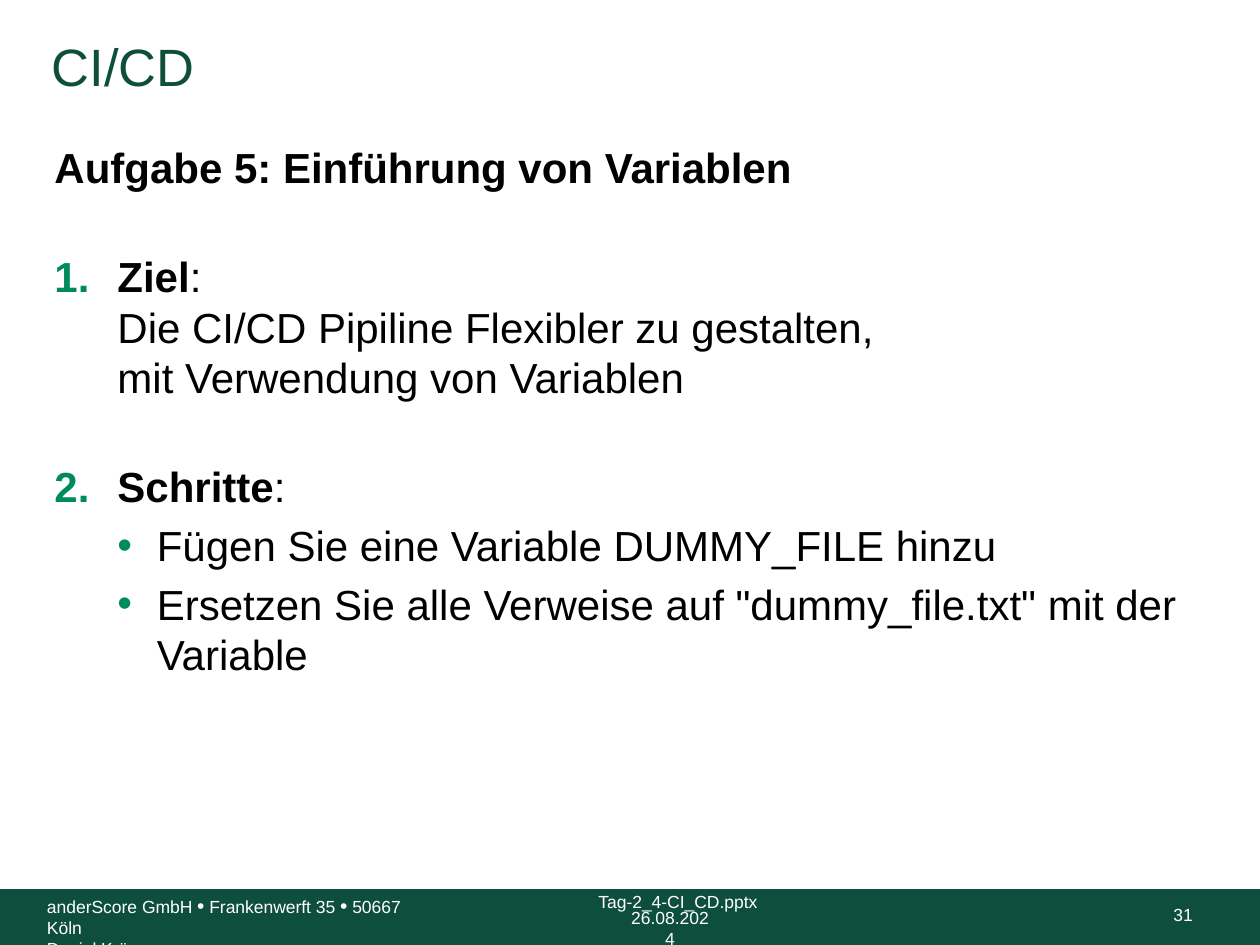
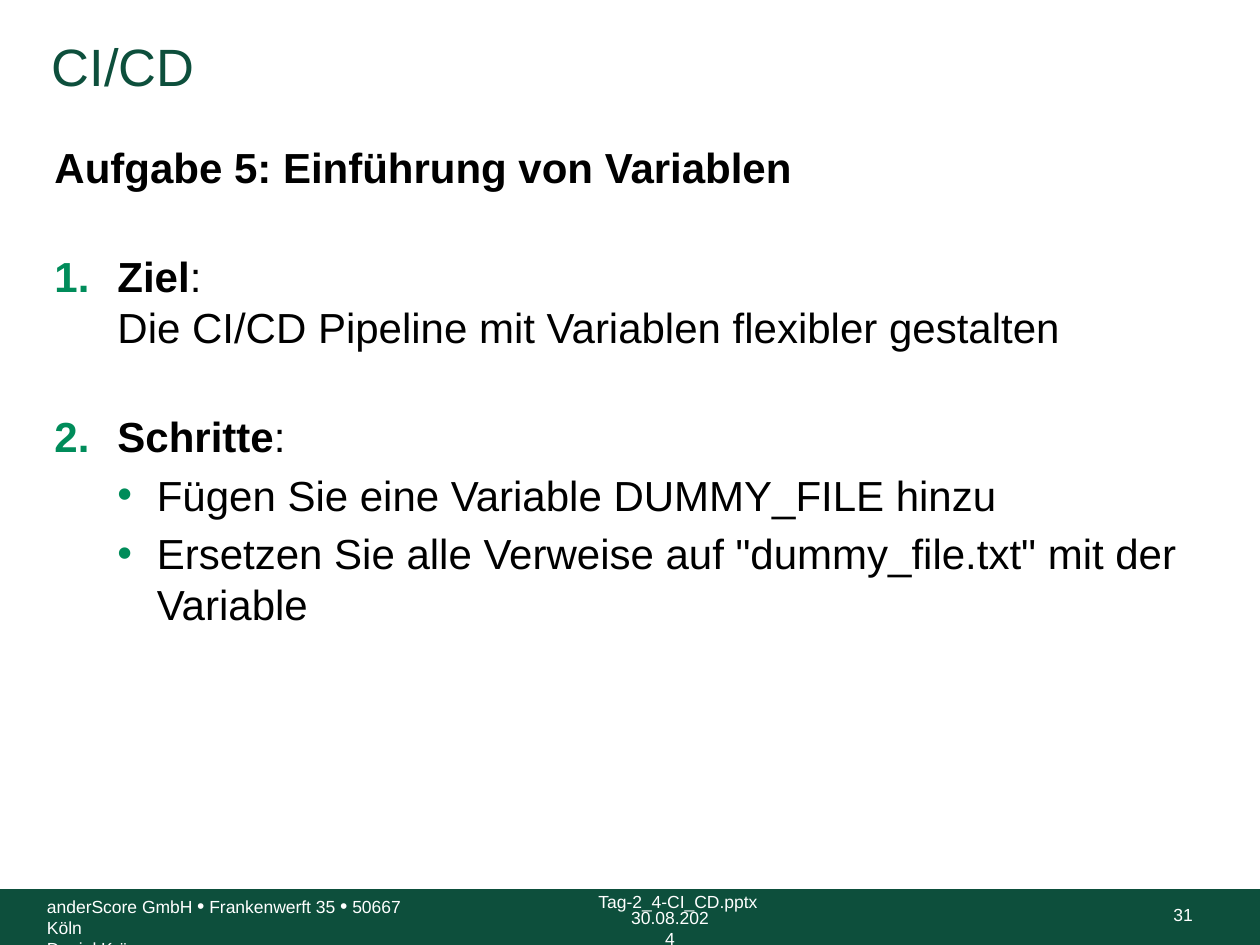
Before and after one commit to anderscore-gmbh/gitlab, a slide deck: slide 31 of slides/Tag-2_4-CI_CD.pptx. Drawn at 1260x945 pixels with LibreOffice and Linux fonts; fonts in the diff are those of the drawing; background and template pictures are left out. Boxes give left, top, right and bottom in pixels: in the first picture for what was removed or moved away, otherwise in the second. Text is boxed around its words. In the diff, an @@ line names an element or a change of style, - is before the commit and + after.

```diff
--- a/slides/Tag-2_4-CI_CD.pptx
+++ b/slides/Tag-2_4-CI_CD.pptx
@@ text at [117, 261, 1059, 351]: text changed @@
-1. Ziel:
-   Die CI/CD Pipiline Flexibler zu gestalten,
-   mit Verwendung von Variablen
+1. Ziel:
+   Die CI/CD Pipeline mit Variablen flexibler gestalten
@@ text at [631, 911, 709, 924]: text changed @@
-26.08.2024
+30.08.2024
```
Also in this commit, not shown: 46 other slides changed.
